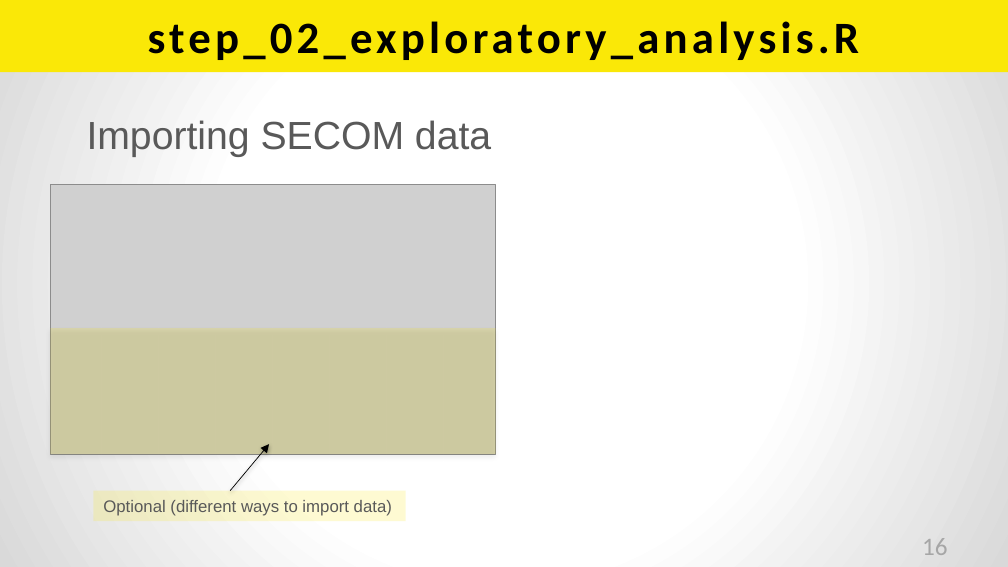
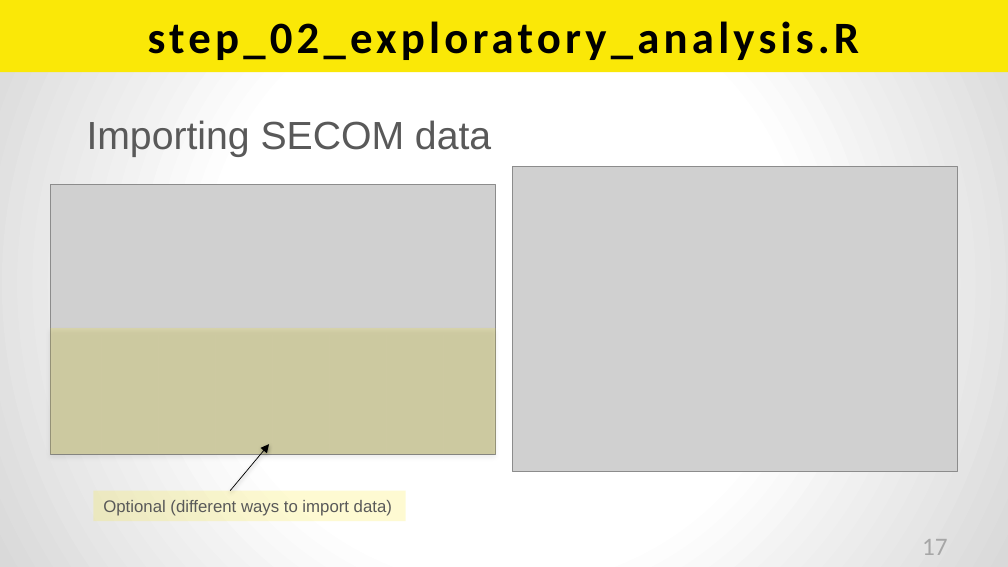
Before and after one commit to woobe/H2O_London_Workshop, a slide deck: slide 17 of slides/02_H2O_Workshop.pptx (slide 16 before the commit). Drawn at 1008x567 pixels with LibreOffice and Linux fonts; fonts in the diff are those of the drawing; grey boxes stand for pictures. Boxes give left, top, right and bottom in pixels: in the first picture for what was removed or moved away, otherwise in the second. Text is boxed around its words. In the diff, an @@ line names an element or a change of style, - is before the commit and + after.

```diff
--- a/slides/02_H2O_Workshop.pptx
+++ b/slides/02_H2O_Workshop.pptx
@@ picture added at (x1=512, y1=167, x2=958, y2=472) @@
@@ page number at (x1=922, y1=539, x2=948, y2=555): text changed @@
-16
+17
```
Also in this commit, not shown: 5 other slides changed, 11 slides added, 1 slide removed.
